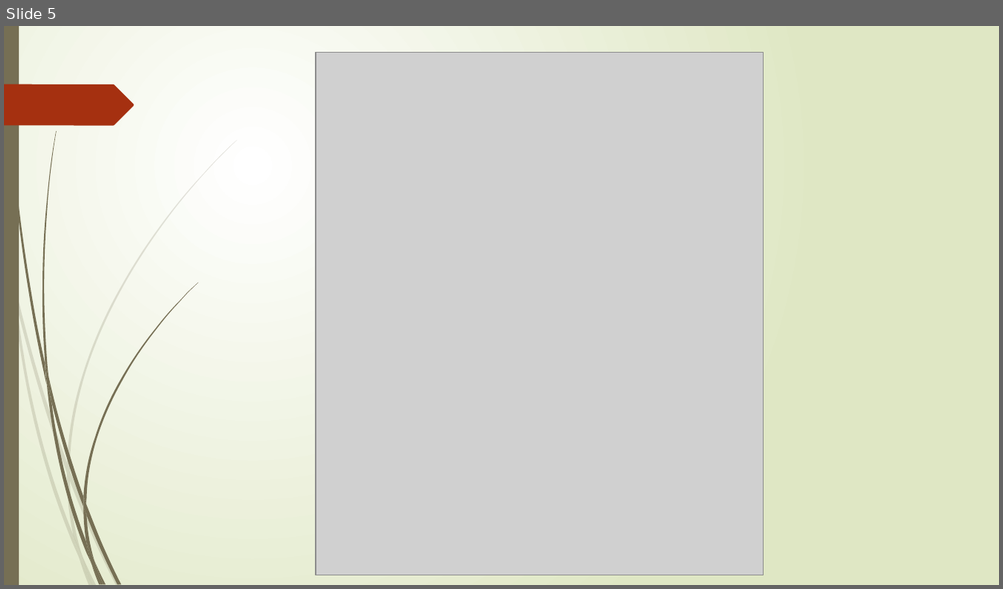
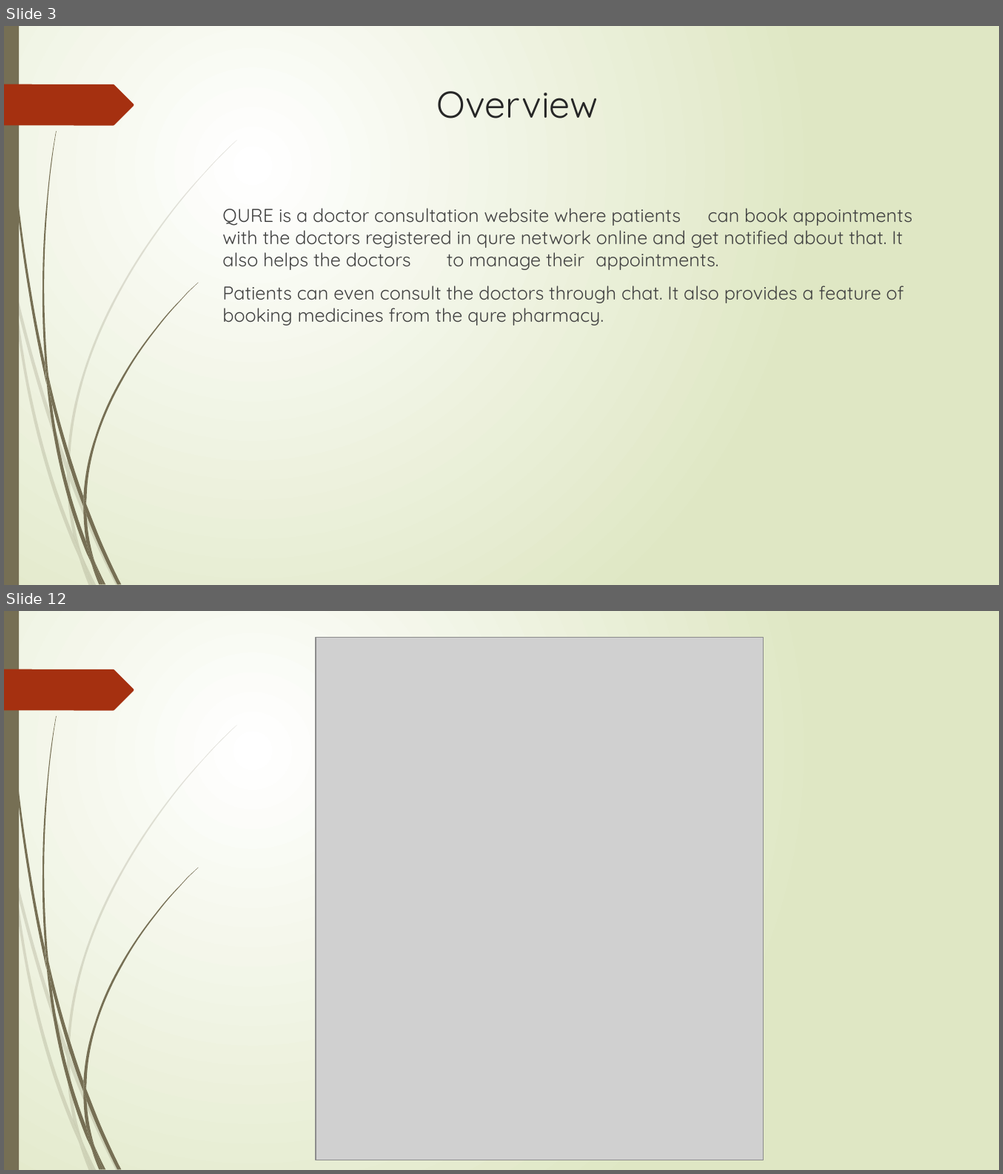
Before and after one commit to Alok0587/QURE, a slide deck: presentation/QURE PPT.pptx. Shown one above the other, each under a label of ours: slide 5 before the commit, slides 3 and 12 after it; the slides between them are not shown. The pictures are 1003x589 and 1003x1174 pixels, drawn with LibreOffice and Linux fonts; fonts in the diff are those of the drawing; grey boxes stand for pictures. Boxes give left, top, right and bottom in pixels: in the first picture for what was removed or moved away, otherwise in the second. Text is boxed around its words. In the diff, an @@ line names an element or a change of style, - is before the commit and + after.

```diff
--- a/presentation/QURE PPT.pptx
+++ b/presentation/QURE PPT.pptx
@@ slide 3 added at (x1=4, y1=26, x2=999, y2=585), background gradient #FFFFFF to #DFE8C4; not listed: 24 template elements that a slide beside it also shows @@
@@ title added at (x1=437, y1=91, x2=598, y2=118), 36 pt, text #262626 @@
+Overview
@@ text added at (x1=222, y1=208, x2=912, y2=326), 18 pt, text #404040 @@
+QURE is a doctor consultation website where patients can book appointments with the doctors registered in qure network online and get notified about that. It also helps the doctors to manage their appointments.
+Patients can even consult the doctors through chat. It also provides a feature of booking medicines from the qure pharmacy.
@@ what was slide 5 is now slide 12 @@
```
Also in this commit, not shown: 5 slides changed, 4 other slides added.
